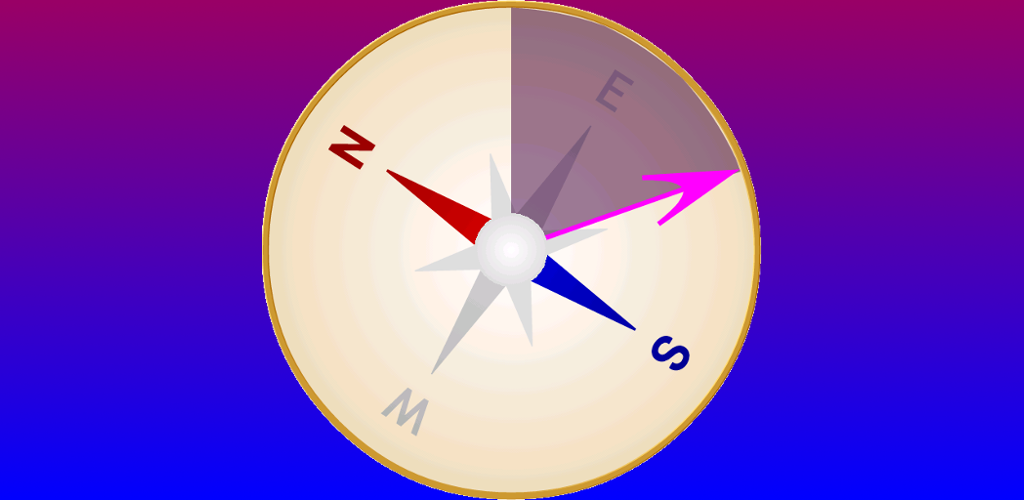
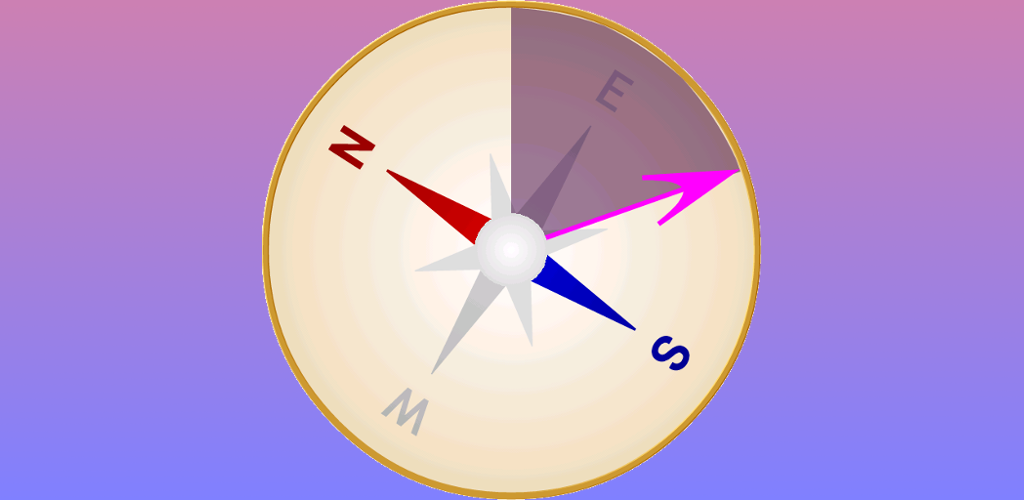
Revision of a layered 1024px x 500px image; what changed, layer by layer:
"gradient": opacity 100% → 50% over [0, 0, 1024, 500]
added layer "bg" over [0, 0, 1024, 500]
